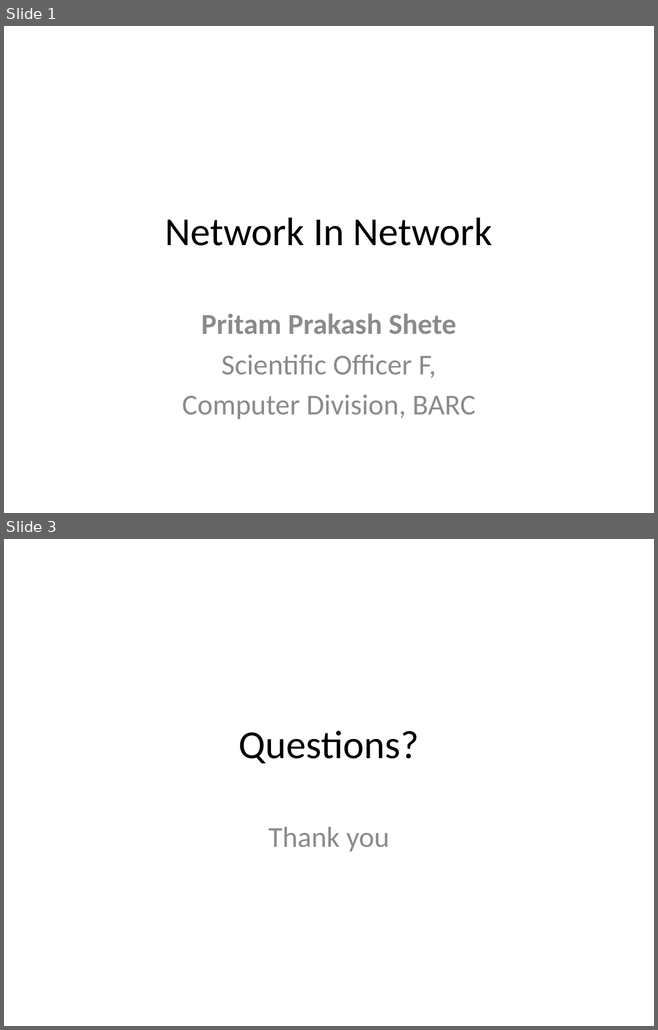
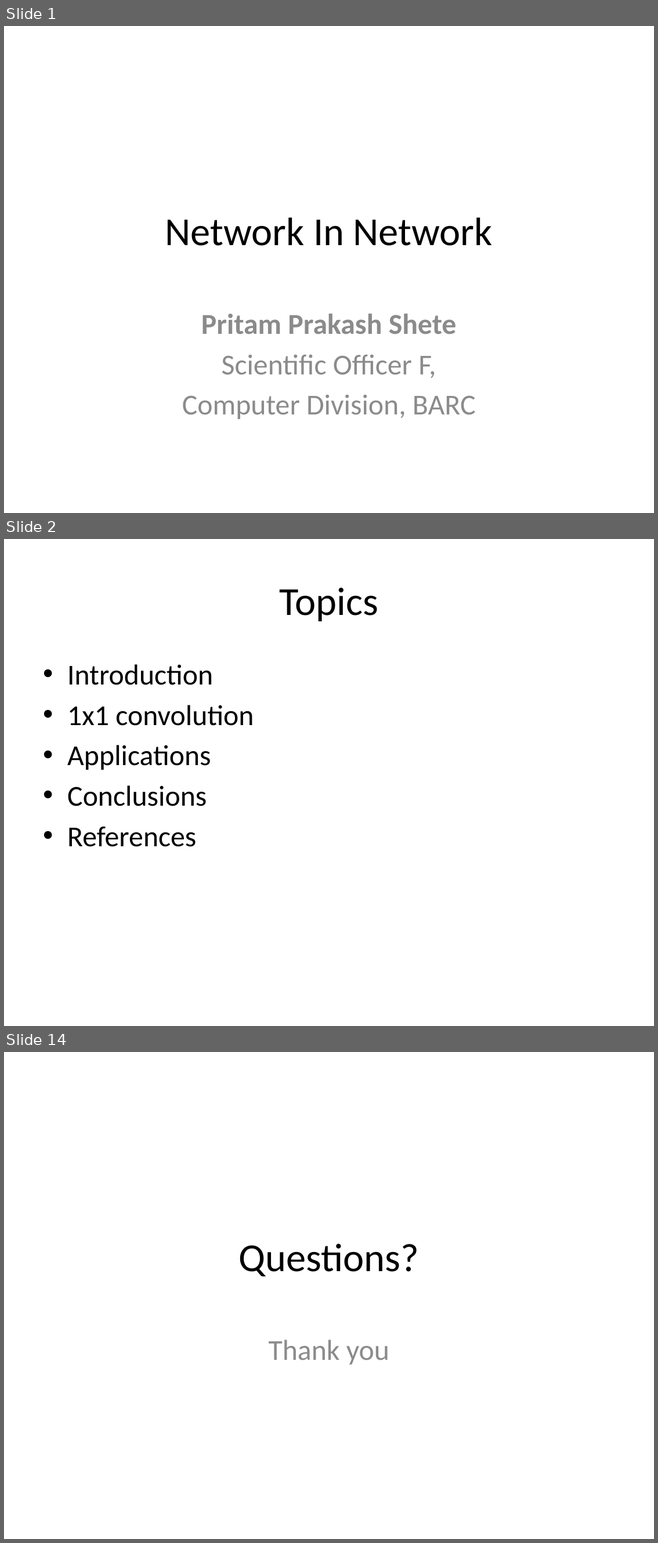
Before and after one commit to look4pritam/ArtificialIntelligence, a slide deck: presentations/CNN/NetworkInNetwork.pptx. Shown one above the other, each under a label of ours: slides 1 and 3 before the commit, slides 1, 2 and 14 after it; the slides between them are not shown. The pictures are 658x1030 and 658x1543 pixels, drawn with LibreOffice and Linux fonts; fonts in the diff are those of the drawing. Boxes give left, top, right and bottom in pixels: in the first picture for what was removed or moved away, otherwise in the second. Text is boxed around its words. In the diff, an @@ line names an element or a change of style, - is before the commit and + after.

```diff
--- a/presentations/CNN/NetworkInNetwork.pptx
+++ b/presentations/CNN/NetworkInNetwork.pptx
@@ slide 2 added at [4, 539, 654, 1026], background #FFFFFF @@
@@ title added at [280, 588, 379, 621], 44 pt, text #000000 @@
+Topics
@@ text added at [67, 664, 253, 847], 32 pt, text #000000 @@
+• Introduction
+• 1x1 convolution
+• Applications
+• Conclusions
+• References
@@ what was slide 3 is now slide 14 @@
```
Also in this commit, not shown: 11 other slides added, 1 slide removed.
